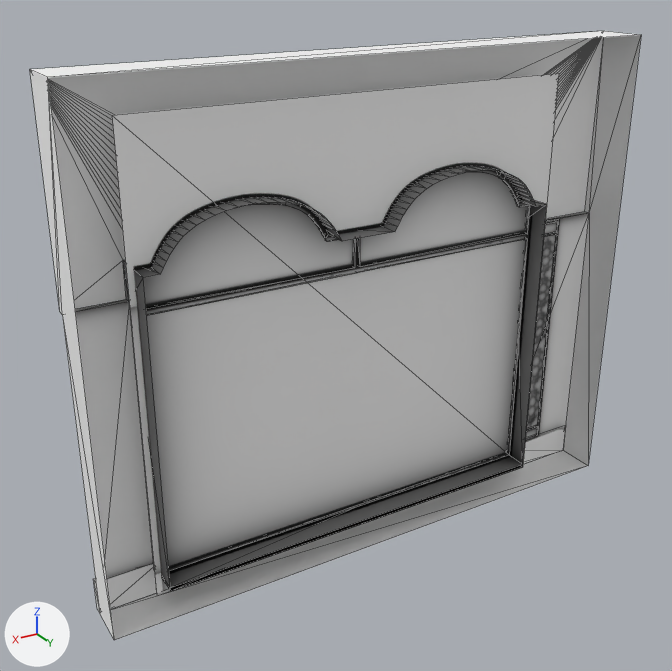
One commit to the glTF model assets/models/shop_assets/floorfirst_5.glb: the scene before it, then after it.
Rendered twice from a camera (50 mm lens) standing at (1.36, 4.77, 4.14) and looking at (-1.66, -0.27, 1.62). Every picture has the same lights, and +X, +Y and +Z are marked at lower left. Mesh edges are drawn as thin lines. Vertices at the same position are counted once.

The older version as bpy lines, for what is in view:
```python
mat_floorfirst_5_mat = bpy.data.materials.new('floorfirst_5_mat')
mat_floorfirst_5_mat.use_nodes = True; mat_floorfirst_5_mat.node_tree.nodes.clear()
_N = mat_floorfirst_5_mat.node_tree.nodes; _L = mat_floorfirst_5_mat.node_tree.links
n0 = _N.new('ShaderNodeBsdfPrincipled'); n0.name = 'Principled BSDF'
n0.inputs[2].default_value = 0.494  # 'Roughness'
n1 = _N.new('ShaderNodeOutputMaterial'); n1.name = 'Material Output'
n2 = _N.new('ShaderNodeMath'); n2.name = 'Math'
n2.operation = 'SUBTRACT'
n2.inputs[0].default_value = 1.0  # 'Value'
n3 = _N.new('ShaderNodeMath'); n3.name = 'Math.001'
n3.operation = 'LESS_THAN'
n4 = _N.new('ShaderNodeTexImage'); n4.name = 'Image Texture'
n4.image = img_floorfirst_5_ao
n5 = _N.new('ShaderNodeNormalMap'); n5.name = 'Normal Map'
n5.uv_map = 'UVMap'
n6 = _N.new('ShaderNodeTexImage'); n6.name = 'Image Texture.001'
n6.image = img_floorfirst_5_normal
_L.new(n0.outputs[0], n1.inputs[0])  # 'BSDF' to 'Surface'
_L.new(n2.outputs[0], n0.inputs[4])  # 'Value' to 'Alpha'
_L.new(n3.outputs[0], n2.inputs[1])  # 'Value' to 'Value'
_L.new(n4.outputs[0], n0.inputs[0])  # 'Color' to 'Base Color'
_L.new(n4.outputs[1], n3.inputs[0])  # 'Alpha' to 'Value'
_L.new(n5.outputs[0], n0.inputs[5])  # 'Normal' to 'Normal'
_L.new(n6.outputs[0], n5.inputs[1])  # 'Color' to 'Color'
me_vitrina5 = bpy.data.meshes.new('vitrina5')
me_vitrina5.from_pydata(...)  # 396 vertices, 559 faces; spans x -4.0..0.15, y -0.35..0.0, z 0.0..3.5
me_vitrina5.materials.append(mat_floorfirst_5_mat)
ob_floorfirst_5 = bpy.data.objects.new('floorfirst_5', me_vitrina5)
ob_floorfirst_5.location = (0.0, 0.0, 0.0)
```
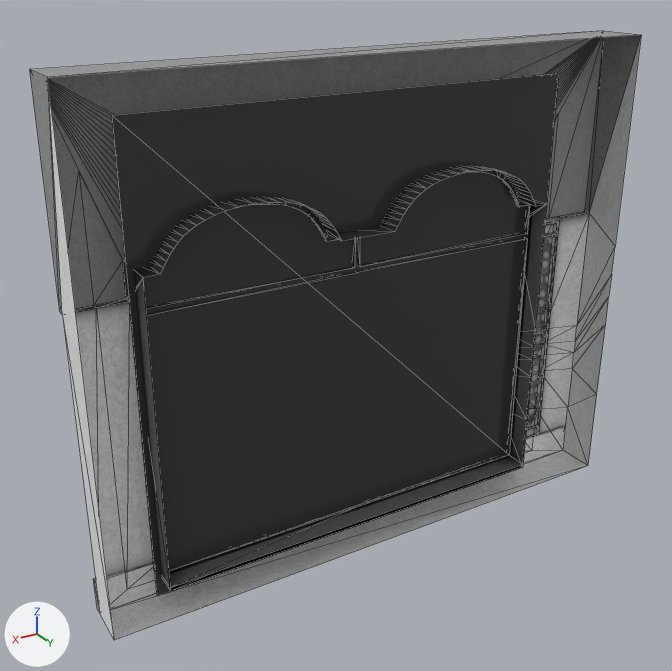
What differs and where, as boxes [x1, y1, x2, y2] in the pictures (672 x 671 px):
'floorfirst_5', surface changed, reshaped (grey to black)
    both: [30, 31, 641, 640]
part 1 of me_vitrina5, built on
    both: [52, 37, 641, 640]
part 2 of me_vitrina5, recoloured (grey to black)
    both: [112, 73, 559, 594]
part 3 of me_vitrina5, recoloured (grey to black)
    both: [94, 172, 553, 588]

Patch to the scene script:
```diff
--- a/assets/models/shop_assets/floorfirst_5.glb.py
+++ b/assets/models/shop_assets/floorfirst_5.glb.py
@@ img_floorfirst_5_color_floorfirst_5_alpha @@
+img_floorfirst_5_color_floorfirst_5_alpha = load_image('floorfirst_5_color-floorfirst_5_alpha', '_unpacked/floorfirst_5_color-floorfirst_5_alpha', 2048, 2048, 'sRGB')
@@ mat_floorfirst_5_mat @@
 n4 = _N.new('ShaderNodeTexImage'); n4.name = 'Image Texture'
-n4.image = img_floorfirst_5_ao
-n5 = _N.new('ShaderNodeNormalMap'); n5.name = 'Normal Map'
-n5.uv_map = 'UVMap'
-n6 = _N.new('ShaderNodeTexImage'); n6.name = 'Image Texture.001'
-n6.image = img_floorfirst_5_normal
+n4.image = img_floorfirst_5_color_floorfirst_5_alpha
 _L.new(n0.outputs[0], n1.inputs[0])  # 'BSDF' to 'Surface'
@@ mat_floorfirst_5_mat @@
 n0 = _N.new('ShaderNodeBsdfPrincipled'); n0.name = 'Principled BSDF'
 _L.new(n4.outputs[1], n3.inputs[0])  # 'Alpha' to 'Value'
-_L.new(n5.outputs[0], n0.inputs[5])  # 'Normal' to 'Normal'
-_L.new(n6.outputs[0], n5.inputs[1])  # 'Color' to 'Color'
@@ mat_glass @@
+mat_glass = principled_material('glass')
+mat_glass.base_color = (0.0514, 0.0514, 0.0514)  # black #404040
+mat_glass.metallic = 0.179
+mat_glass.roughness = 0.105
@@ mat_floorfirst_5_nonpaint @@
+mat_floorfirst_5_nonpaint = principled_material('floorfirst_5_nonpaint')
+mat_floorfirst_5_nonpaint.texture = img_floorfirst_5_color_floorfirst_5_alpha  # with its transparency
@@ me_vitrina5 @@
 # used by ob_floorfirst_5; location = (0.0, 0.0, 0.0)
-me_vitrina5.from_pydata(...)  # 396 vertices, 559 faces; spans x -4.0..0.15, y -0.35..0.0, z 0.0..3.5
+me_vitrina5.from_pydata(...)  # 429 vertices, 615 faces; spans x -4.0..0.15, y -0.35..0.0, z 0.0..3.5
+# me_vitrina5 part 1
+# 30 faces are deleted
+# 33 vertices are added at x -4.0..-0.05, y -0.35..0.0, z 0.11..2.94
+# 82 new faces join them, mat_floorfirst_5_mat
+# 4 new faces join them, mat_floorfirst_5_nonpaint (picture img_floorfirst_5_color_floorfirst_5_alpha)
+# me_vitrina5 part 2: 2 faces spanning x -3.4..-0.2, y -0.16, z 0.09..3.26 switch from mat_floorfirst_5_mat to mat_glass (black #404040)
+# me_vitrina5 part 3: 354 faces spanning x -4.0..0.15, y -0.35..0.0, z 0.0..2.71 switch from mat_floorfirst_5_mat to mat_floorfirst_5_nonpaint (picture img_floorfirst_5_color_floorfirst_5_alpha)
```
